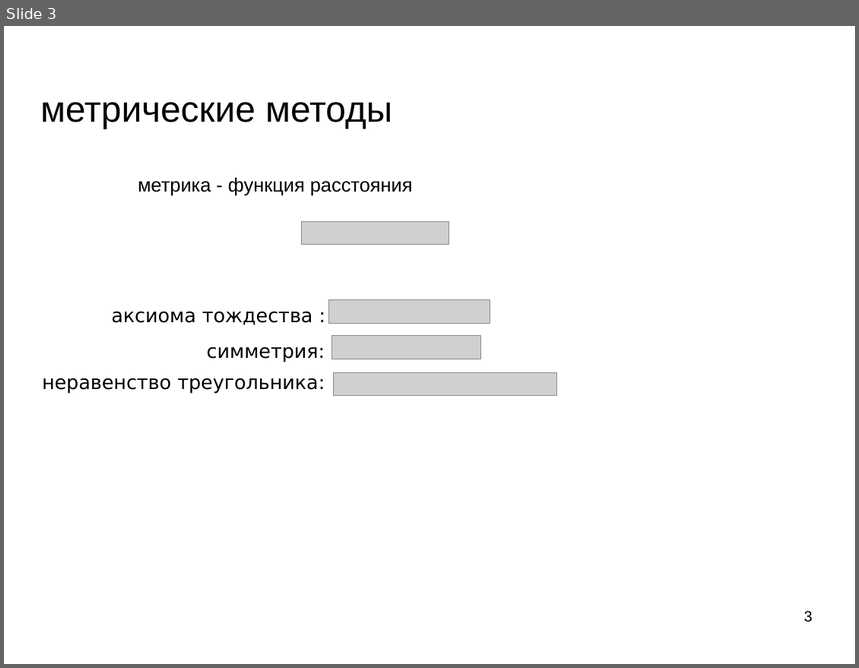
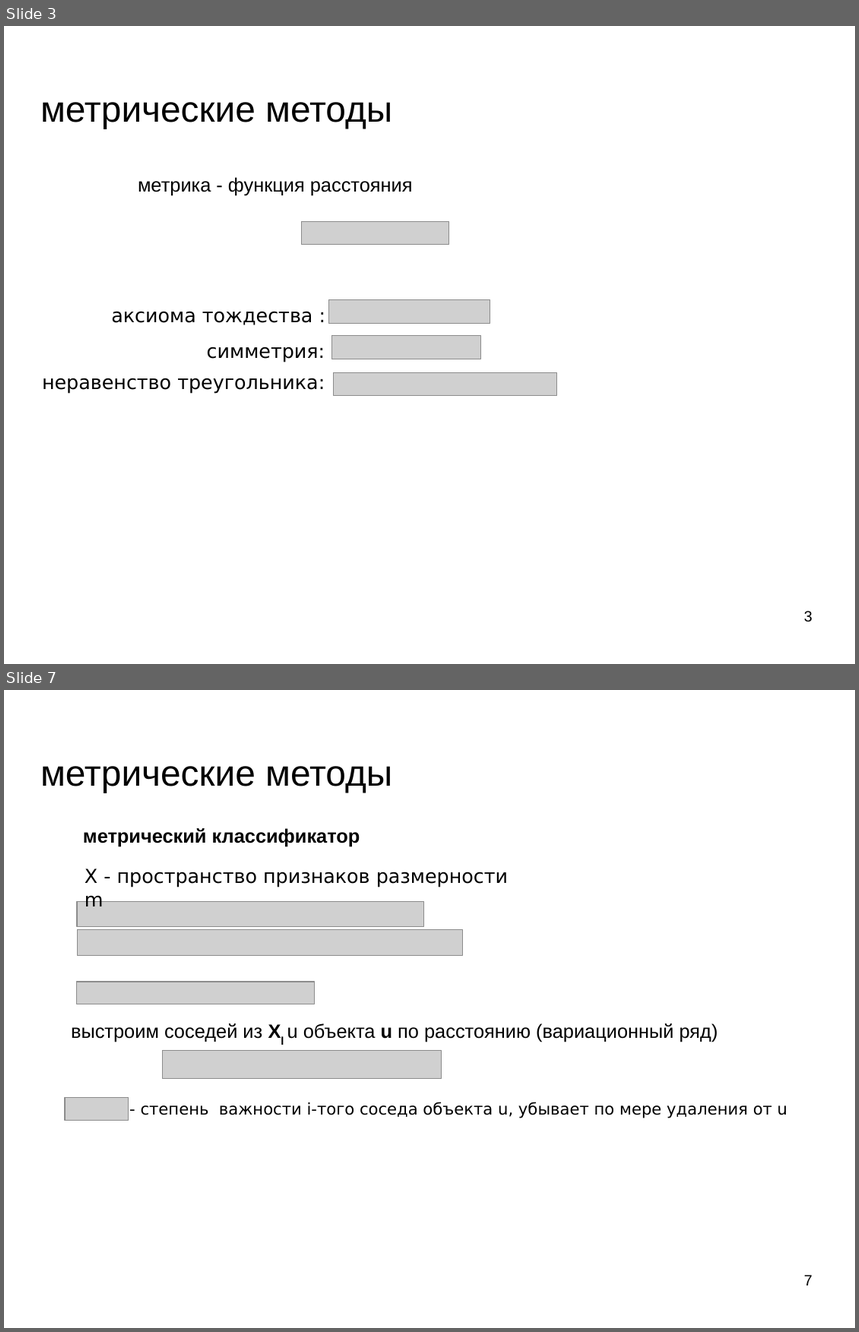
Before and after one commit to mechanoid5/ml_lectorium_legacy, a slide deck: 06-metric.odp. Shown one above the other, each under a label of ours: slide 3 before the commit, slides 3 and 7 after it; the slides between them are not shown. The pictures are 859x668 and 859x1332 pixels, drawn with LibreOffice and Linux fonts; fonts in the diff are those of the drawing; grey boxes stand for pictures; background and template pictures are left out. Boxes give left, top, right and bottom in pixels: in the first picture for what was removed or moved away, otherwise in the second. Text is boxed around its words. In the diff, an @@ line names an element or a change of style, - is before the commit and + after.

```diff
--- a/06-metric.odp
+++ b/06-metric.odp
@@ slide 7 added at [4,690,855,1328], background picture (left out) @@
@@ title added at [40,766,392,793], 33.9 pt, text #000000 @@
+метрические методы
@@ subtitle added at [83,828,360,847], 18 pt, text #000000, bold @@
+метрический классификатор
@@ text added at [85,869,508,907], 18 pt, text #000000 @@
+X - пространство признаков размерности m
@@ picture added at [78,901,424,927] @@
@@ picture added at [78,930,463,956] @@
@@ picture added at [77,982,315,1005] @@
@@ text added at [71,1024,718,1043], 18 pt, text #000000 @@
+выстроим соседей из Xl u объекта u по расстоянию (вариационный ряд)
@@ picture added at [162,1051,442,1079] @@
@@ picture added at [65,1098,129,1121] @@
@@ text added at [141,1102,788,1119], 15 pt, text #000000 @@
+- степень важности i-того соседа объекта u, убывает по мере удаления от u
@@ page number added at [804,1275,813,1286], 14 pt, text #000000 @@
+7
```
Also in this commit, not shown: 7 slides changed, 14 other slides added, 4 other files.
